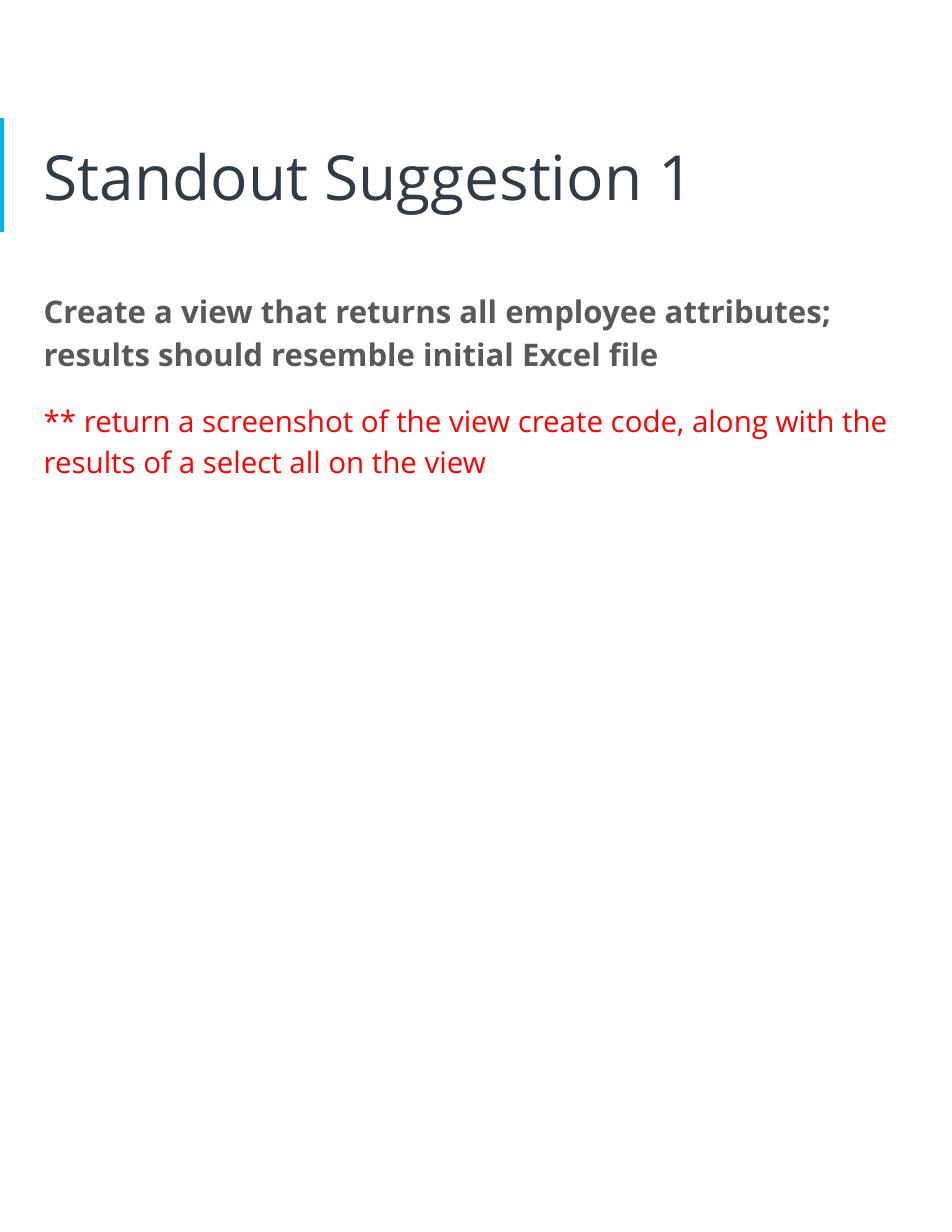
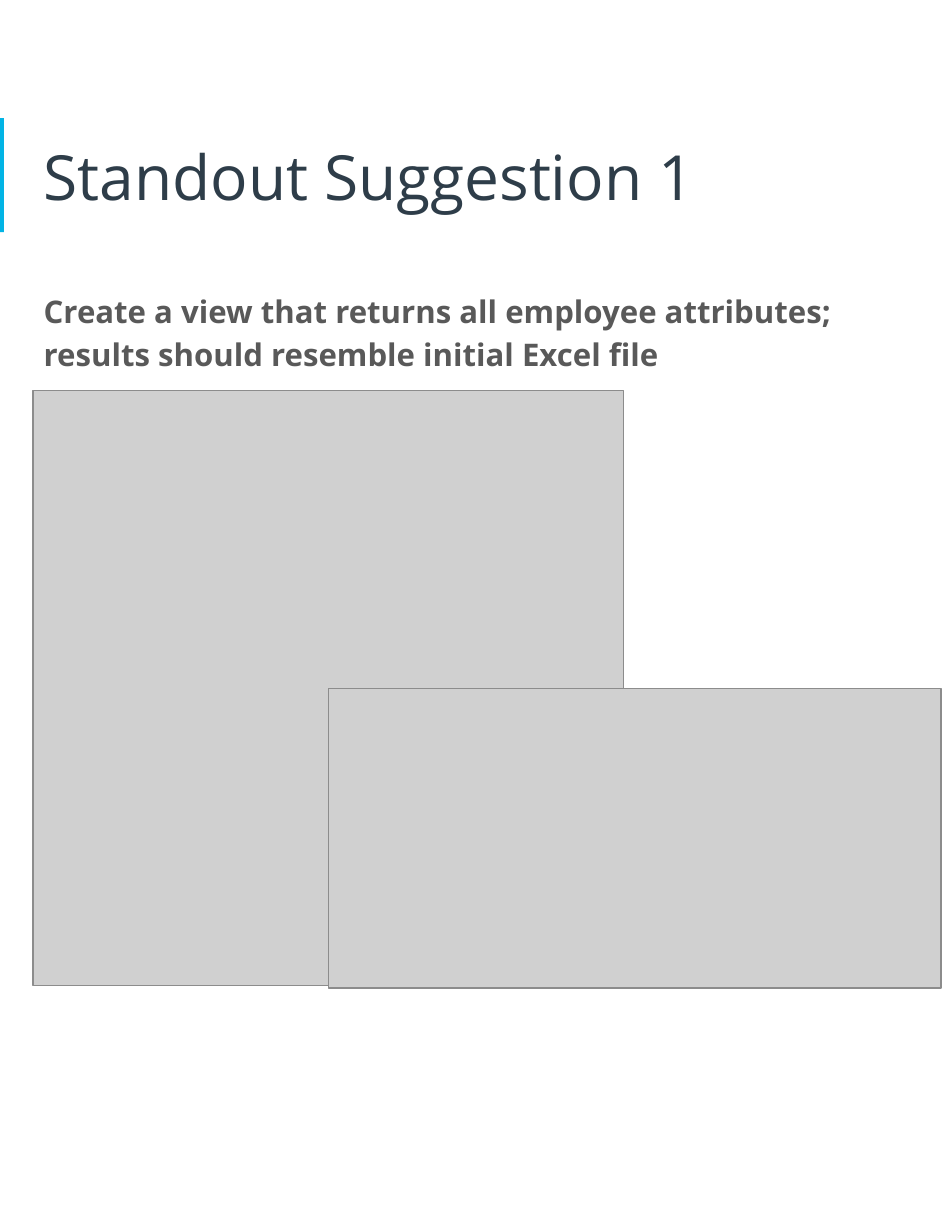
Before and after one commit to fapereira1/data-architecture-nanodegree, a slide deck: slide 26 of Designing-and-HR-database/database-requirement-document.pptx. Drawn at 952x1232 pixels with LibreOffice and Linux fonts; fonts in the diff are those of the drawing; grey boxes stand for pictures. Boxes give left, top, right and bottom in pixels: in the first picture for what was removed or moved away, otherwise in the second. Text is boxed around its words. In the diff, an @@ line names an element or a change of style, - is before the commit and + after.

```diff
--- a/Designing-and-HR-database/database-requirement-document.pptx
+++ b/Designing-and-HR-database/database-requirement-document.pptx
@@ picture added at bbox=[34, 391, 624, 986] @@
@@ text at bbox=[44, 409, 887, 474]: paragraph removed @@
-** return a screenshot of the view create code, along with the results of a select all on the view
@@ picture added at bbox=[328, 689, 941, 989] @@
```
Also in this commit, not shown: 14 other slides changed, 5 other files.
